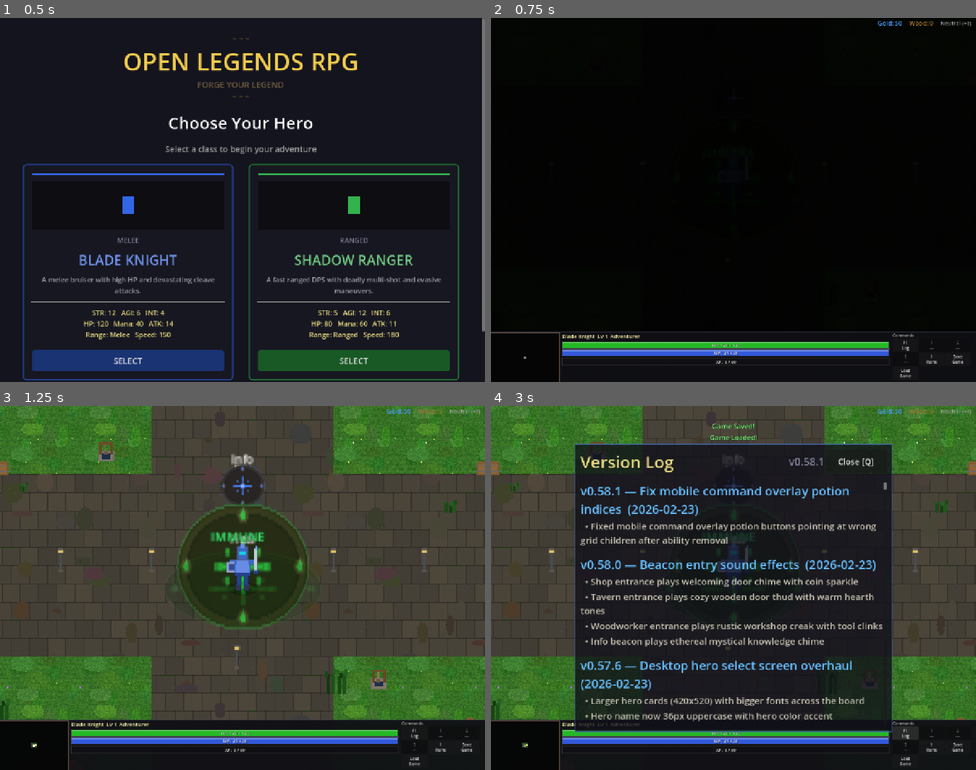
Above: before the commit, frames 1-4 (two rows, left to right).
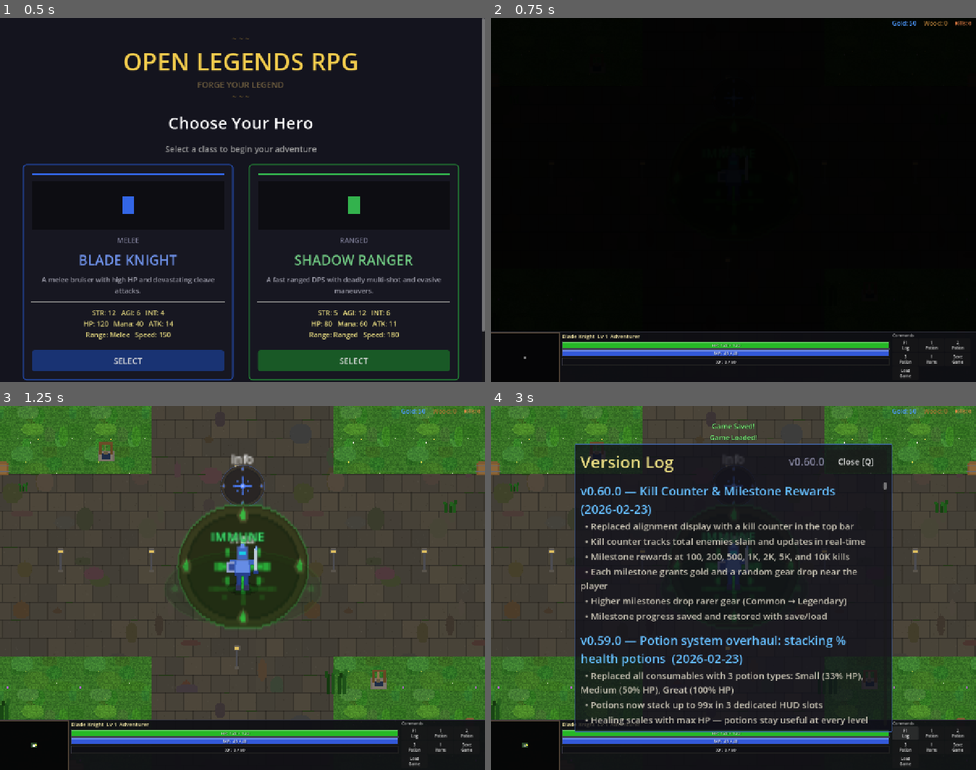
Above: after the commit, the same moments.

Repository: slxny/legends-open-rpg
Game: Godot game, scene res://scenes/main.tscn
The game is run twice, just before and just after one commit, with the same random seed, the same clock (stepped at 60 frames per second) and the same inputs.
Inputs:
- Up to frame 1 (0.5 s): no input
- Up to frame 2 (0.75 s): click "SELECT" at 0.5 s
- Up to frame 3 (1.25 s): no input
- Up to frame 4 (3 s): click "Save Game" at 1.25 s; click "Load Game" at 2 s; click "F1 Log" at 2.75 s

Frame 1 is identical in both runs. In frame 2, 0.3% of the frame differs, in the area x 79-99%, y 0-95%; in frame 3, 0.3%; in frame 4, 12%, in the area x 18-99%, y 0-95%.
Error after the commit: Invalid access to property or key 'potion_counts' on a base object of type 'Node (InventoryComponent)'. (res://scenes/ui/hud.gd:514)

Commit message:
Add kill counter + milestone rewards replacing alignment display (v0.60.0)
Kill counter in top bar tracks total enemies slain. Milestone rewards at
100, 200, 500, 1K, 2K, 5K, 10K kills grant gold and random gear drops
near the player with escalating rarity tiers. Save/load preserves claimed
milestones.

Co-Authored-By: Claude Opus 4.6 <noreply@anthropic.com>

Diff:
--- a/scenes/ui/changelog_dialog.gd
+++ b/scenes/ui/changelog_dialog.gd
@@ -9,9 +9,35 @@
 var _is_visible: bool = false
 var _is_mobile: bool = false
 
-const GAME_VERSION := "v0.58.1"
+const GAME_VERSION := "v0.60.0"
 
 const CHANGELOG: Array[Dictionary] = [
+	{
+		"version": "v0.60.0",
+		"title": "Kill Counter & Milestone Rewards",
+		"date": "2026-02-23",
+		"entries": [
+			"Replaced alignment display with a kill counter in the top bar",
+			"Kill counter tracks total enemies slain and updates in real-time",
+			"Milestone rewards at 100, 200, 500, 1K, 2K, 5K, and 10K kills",
+			"Each milestone grants gold and a random gear drop near the player",
+			"Higher milestones drop rarer gear (Common → Legendary)",
+			"Milestone progress saved and restored with save/load",
+		]
+	},
+	{
+		"version": "v0.59.0",
+		"title": "Potion system overhaul: stacking % health potions",
+		"date": "2026-02-23",
+		"entries": [
+			"Replaced all consumables with 3 potion types: Small (33% HP), Medium (50% HP), Great (100% HP)",
+			"Potions now stack up to 99x in 3 dedicated HUD slots",
+			"Healing scales with max HP — potions stay useful at every level",
+			"Weak enemies drop Small Potions, mid enemies drop Medium, strong enemies drop Great",
+			"Shop updated with all 3 potion tiers",
+			"Removed mana potions and elixirs (simplified to health potions only)",
+		]
+	},
 	{
 		"version": "v0.58.1",
 		"title": "Fix mobile command overlay potion indices",
--- a/scenes/ui/hud.gd
+++ b/scenes/ui/hud.gd
@@ -1,13 +1,13 @@
 extends CanvasLayer
 
 ## SC:BW-style HUD with dark bottom console panel, segmented bars,
-## 3x3 command card, alignment display, and save/load buttons.
+## 3x3 command card, kill counter, and save/load buttons.
 
 # Top bar refs
 @onready var top_bar: HBoxContainer = $TopBar
 @onready var gold_label: Label = $TopBar/GoldLabel
 @onready var wood_label: Label = $TopBar/WoodLabel
-@onready var alignment_label: Label = $TopBar/AlignmentLabel
+@onready var kills_label: Label = $TopBar/KillsLabel
 
 # Bottom console panel refs
 @onready var bottom_panel: PanelContainer = $BottomPanel
@@ -79,13 +79,13 @@
 		top_bar.offset_right = -right_pad
 		gold_label.add_theme_font_size_override("font_size", 10)
 		wood_label.add_theme_font_size_override("font_size", 10)
-		alignment_label.add_theme_font_size_override("font_size", 9)
+		kills_label.add_theme_font_size_override("font_size", 9)
 	else:
 		top_bar.offset_bottom = 72
 		top_bar.offset_right = -right_pad
 		gold_label.add_theme_font_size_override("font_size", 44)
 		wood_label.add_theme_font_size_override("font_size", 44)
-		alignment_label.add_theme_font_size_override("font_size", 38)
+		kills_label.add_theme_font_size_override("font_size", 38)
 
 	# ── PORTRAIT: [MAP] [bars] [OPT] layout ──
 	if not is_landscape:
@@ -304,15 +304,16 @@
 		return
 	var grid = _cmd_overlay.get_child(0).get_child(1) as GridContainer  # vbox -> grid
 	var inv = _player.inventory
+	var names = ["Small", "Medium", "Great"]
 	# Potion buttons are children 1, 2, 3 of the grid (after Log button)
 	for i in range(3):
 		var btn = grid.get_child(1 + i) as Button
-		var item = inv.consumables[i] if i < inv.consumables.size() else {}
-		if item.is_empty():
+		var count = inv.potion_counts[i]
+		if count <= 0:
 			btn.text = "%d\n---" % (i + 1)
 			btn.modulate = Color(0.5, 0.5, 0.5)
 		else:
-			btn.text = "%d\n%s" % [i + 1, item.get("name", "Potion")]
+			btn.text = "%d\n%s x%d" % [i + 1, names[i], count]
 			btn.modulate = Color.WHITE
 
 func _build_map_overlay() -> void:
@@ -416,7 +417,7 @@
 	stats.leveled_up.connect(_on_leveled_up)
 	GameManager.gold_changed.connect(_on_gold_changed)
 	GameManager.wood_changed.connect(_on_wood_changed)
-	AlignmentManager.alignment_changed.connect(_on_alignment_changed)
+	GameManager.kills_changed.connect(_on_kills_changed)
 
 	var hero_data = HeroData.get_hero(player.hero_class)
 
@@ -459,7 +460,7 @@
 	level_label.text = "%s  Lv %d  Adventurer" % [hero_data.get("name", "Hero"), stats.level]
 	_on_gold_changed(GameManager.gold)
 	_on_wood_changed(GameManager.wood)
-	_update_alignment_display()
+	_on_kills_changed(GameManager.total_kills)
 
 	# Start tutorial hints after a short delay
 	_start_tutorial_hints(hero_data)
@@ -499,28 +500,8 @@
 func _on_wood_changed(amount: int) -> void:
 	wood_label.text = "Wood: %d" % amount
 
-func _on_alignment_changed(_player_id: int, _value: int) -> void:
-	_update_alignment_display()
-
-func _update_alignment_display() -> void:
-	var faction = AlignmentManager.get_faction_name(0)
-	var val = AlignmentManager.get_alignment(0)
-	var color: Color
-	match faction:
-		"Holy":
-			color = Color(1.0, 0.95, 0.5)
-		"Good":
-			color = Color(0.5, 1.0, 0.5)
-		"Neutral":
-			color = Color(0.7, 0.7, 0.7)
-		"Dark":
-			color = Color(0.7, 0.4, 0.8)
-		"Evil":
-			color = Color(1.0, 0.2, 0.2)
-		_:
-			color = Color.WHITE
-	alignment_label.text = "%s (%+d)" % [faction, val]
-	alignment_label.add_theme_color_override("font_color", color)
+func _on_kills_changed(total: int) -> void:
+	kills_label.text = "Kills: %d" % total
 
 
 func _update_potion_labels() -> void:
@@ -528,13 +509,14 @@
 		return
 	var inv = _player.inventory
 	var btns = [potion_1_btn, potion_2_btn, potion_3_btn]
+	var names = ["Small", "Medium", "Great"]
 	for i in range(3):
-		var item = inv.consumables[i] if i < inv.consumables.size() else {}
-		if item.is_empty():
+		var count = inv.potion_counts[i]
+		if count <= 0:
 			btns[i].text = "%d\n---" % (i + 1)
 			btns[i].modulate = Color(0.5, 0.5, 0.5)
 		else:
-			btns[i].text = "%d\n%s" % [i + 1, item.get("name", "Potion")]
+			btns[i].text = "%d\n%s x%d" % [i + 1, names[i], count]
 			btns[i].modulate = Color.WHITE
 
 func _on_changelog_pressed() -> void:
--- a/scenes/ui/hud.tscn
+++ b/scenes/ui/hud.tscn
@@ -37,11 +37,11 @@
 theme_override_font_sizes/font_size = 16
 theme_override_colors/font_color = Color(0.65, 0.45, 0.2, 1)
 
-[node name="AlignmentLabel" type="Label" parent="TopBar"]
+[node name="KillsLabel" type="Label" parent="TopBar"]
 layout_mode = 2
-text = "Neutral"
+text = "Kills: 0"
 theme_override_font_sizes/font_size = 14
-theme_override_colors/font_color = Color(0.7, 0.7, 0.7, 1)
+theme_override_colors/font_color = Color(1.0, 0.55, 0.3, 1)
 
 [node name="BottomPanel" type="PanelContainer" parent="."]
 anchors_preset = 12
--- a/scripts/autoloads/game_manager.gd
+++ b/scripts/autoloads/game_manager.gd
@@ -2,6 +2,7 @@
 
 signal gold_changed(new_amount: int)
 signal wood_changed(new_amount: int)
+signal kills_changed(new_total: int)
 signal hero_selected(hero_class: String)
 signal game_started
 signal item_picked_up(item_name: String)
@@ -22,6 +23,18 @@
 var total_kills: int = 0
 var killed_bosses: Array[String] = []
 var found_artifacts: Array[String] = []
+
+# Kill milestone rewards
+const KILL_MILESTONES: Array[Dictionary] = [
+	{"kills": 100, "gold": 50, "rarities": [ItemData.Rarity.COMMON, ItemData.Rarity.UNCOMMON]},
+	{"kills": 200, "gold": 100, "rarities": [ItemData.Rarity.UNCOMMON]},
+	{"kills": 500, "gold": 250, "rarities": [ItemData.Rarity.RARE]},
+	{"kills": 1000, "gold": 500, "rarities": [ItemData.Rarity.RARE, ItemData.Rarity.EPIC]},
+	{"kills": 2000, "gold": 1000, "rarities": [ItemData.Rarity.EPIC]},
+	{"kills": 5000, "gold": 2500, "rarities": [ItemData.Rarity.EPIC, ItemData.Rarity.LEGENDARY]},
+	{"kills": 10000, "gold": 5000, "rarities": [ItemData.Rarity.LEGENDARY]},
+]
+var _claimed_milestones: Array[int] = []
 
 # Armory upgrade levels (0 = no upgrades, 100 = max)
 var weapon_upgrade_level: int = 0
@@ -72,8 +85,10 @@
 
 func record_kill(enemy_name: String) -> void:
 	total_kills += 1
+	kills_changed.emit(total_kills)
 	DeathCounterSystem.add_value("total_kills", 1)
 	DeathCounterSystem.add_value("kills_%s" % enemy_name, 1)
+	_check_kill_milestone()
 
 func record_boss_kill(boss_id: String) -> void:
 	if boss_id not in killed_bosses:
@@ -84,3 +99,74 @@
 	if artifact_id not in found_artifacts:
 		found_artifacts.append(artifact_id)
 	DeathCounterSystem.set_flag("artifact_%s" % artifact_id)
+
+func _check_kill_milestone() -> void:
+	for milestone in KILL_MILESTONES:
+		var threshold: int = milestone["kills"]
+		if total_kills >= threshold and threshold not in _claimed_milestones:
+			_claimed_milestones.append(threshold)
+			# Grant gold
+			var gold_reward: int = milestone["gold"]
+			add_gold(gold_reward)
+			# Pick a random equipment item matching the milestone rarities
+			var rarities: Array = milestone["rarities"]
+			var candidates: Array[String] = []
+			for item_id in ItemData.ITEMS:
+				var item = ItemData.ITEMS[item_id]
+				if item.get("slot", -1) == ItemData.Slot.CONSUMABLE:
+					continue
+				if item.get("rarity", -1) in rarities:
+					candidates.append(item_id)
+			if candidates.size() > 0:
+				var chosen_id = candidates[randi() % candidates.size()]
+				var item = ItemData.get_item(chosen_id)
+				ItemData._roll_affixes(item)
+				_spawn_milestone_drop(item)
+			# Celebration message
+			var rarity_name = ItemData.RARITY_NAMES.get(rarities[rarities.size() - 1], "")
+			game_message.emit(
+				"%d Kills! +%dg + %s gear drop!" % [threshold, gold_reward, rarity_name],
+				Color(1.0, 0.85, 0.2)
+			)
+
+func _spawn_milestone_drop(item: Dictionary) -> void:
+	var players = get_tree().get_nodes_in_group("player")
+	if players.is_empty():
+		return
+	var player = players[0]
+	# Build a ground drop Area2D
+	var drop = Area2D.new()
+	drop.collision_layer = 32
+	drop.collision_mask = 0
+	var shape_node = CollisionShape2D.new()
+	var circle = CircleShape2D.new()
+	circle.radius = 8.0
+	shape_node.shape = circle
+	drop.add_child(shape_node)
+	var visual = Sprite2D.new()
+	visual.texture_filter = CanvasItem.TEXTURE_FILTER_NEAREST
+	visual.name = "Visual"
+	drop.add_child(visual)
+
+	drop.position = player.global_position + Vector2(randf_range(-15, 15), randf_range(-15, 15))
+	drop.add_to_group("ground_items")
+	drop.set_meta("item_data", item)
+
+	visual.texture = SpriteGenerator.get_texture("crystal_teal")
+	var rarity = item.get("rarity", 0)
+	visual.modulate = ItemData.RARITY_COLORS.get(rarity, Color.WHITE)
+
+	# Add to world
+	var world_nodes = get_tree().get_nodes_in_group("world")
+	var world: Node = world_nodes[0] if world_nodes.size() > 0 else get_tree().current_scene
+	world.add_child(drop)
+
+	var float_tween = drop.create_tween().set_loops()
+	float_tween.tween_property(visual, "position:y", -2.0, 0.6).set_trans(Tween.TRANS_SINE)
+	float_tween.tween_property(visual, "position:y", 0.0, 0.6).set_trans(Tween.TRANS_SINE)
+
+	# Announce the drop
+	var rarity_name = ItemData.RARITY_NAMES.get(rarity, "")
+	if rarity >= ItemData.Rarity.RARE:
+		var color = ItemData.RARITY_COLORS.get(rarity, Color.WHITE)
+		game_message.emit("%s %s dropped!" % [rarity_name, item.get("name", "Item")], color)
--- a/scripts/autoloads/save_load_manager.gd
+++ b/scripts/autoloads/save_load_manager.gd
@@ -55,8 +55,9 @@
 	data["bag"] = _serialize_bag(player.inventory)
 	data["consumables"] = _serialize_consumables(player.inventory)
 
-	# Total kills
+	# Total kills and milestones
 	data["total_kills"] = GameManager.total_kills
+	data["claimed_milestones"] = GameManager._claimed_milestones.duplicate()
 
 	# All death counters (complete state)
 	data["death_counters"] = DeathCounterSystem.get_all()
@@ -114,6 +115,11 @@
 
 	# Restore kills/artifacts/bosses
 	GameManager.total_kills = data.get("total_kills", 0)
+	var loaded_milestones = data.get("claimed_milestones", [])
+	GameManager._claimed_milestones.clear()
+	for m in loaded_milestones:
+		GameManager._claimed_milestones.append(int(m))
+	GameManager.kills_changed.emit(GameManager.total_kills)
 	GameManager.killed_bosses = Array(data.get("killed_bosses", []), TYPE_STRING, "", null)
 	GameManager.found_artifacts = Array(data.get("artifacts", []), TYPE_STRING, "", null)
 	GameManager.weapon_upgrade_level = data.get("weapon_upgrade_level", 0)
@@ -227,13 +233,7 @@
 	return result
 
 func _serialize_consumables(inv: InventoryComponent) -> Array:
-	var result: Array = []
-	for item in inv.consumables:
-		if not item.is_empty():
-			result.append(item.get("id", ""))
-		else:
-			result.append("")
-	return result
+	return inv.potion_counts.duplicate()
 
 func _deserialize_equipment(inv: InventoryComponent, data: Dictionary) -> void:
 	for slot_name in data:
@@ -253,11 +253,11 @@
 				inv.bag.append(item)
 
 func _deserialize_consumables(inv: InventoryComponent, data: Array) -> void:
-	for i in range(min(data.size(), inv.consumables.size())):
-		var item_id = data[i]
-		if item_id is String and not item_id.is_empty():
-			var item = ItemData.get_item(item_id)
-			if not item.is_empty():
-				inv.consumables[i] = item
-		else:
-			inv.consumables[i] = {}
+	for i in range(min(data.size(), inv.potion_counts.size())):
+		if data[i] is int or data[i] is float:
+			inv.potion_counts[i] = int(data[i])
+		elif data[i] is String and not data[i].is_empty():
+			# Legacy save: old consumable ID string — convert to 1 potion
+			var potion_index = inv.POTION_IDS.find(data[i])
+			if potion_index >= 0:
+				inv.potion_counts[potion_index] += 1
